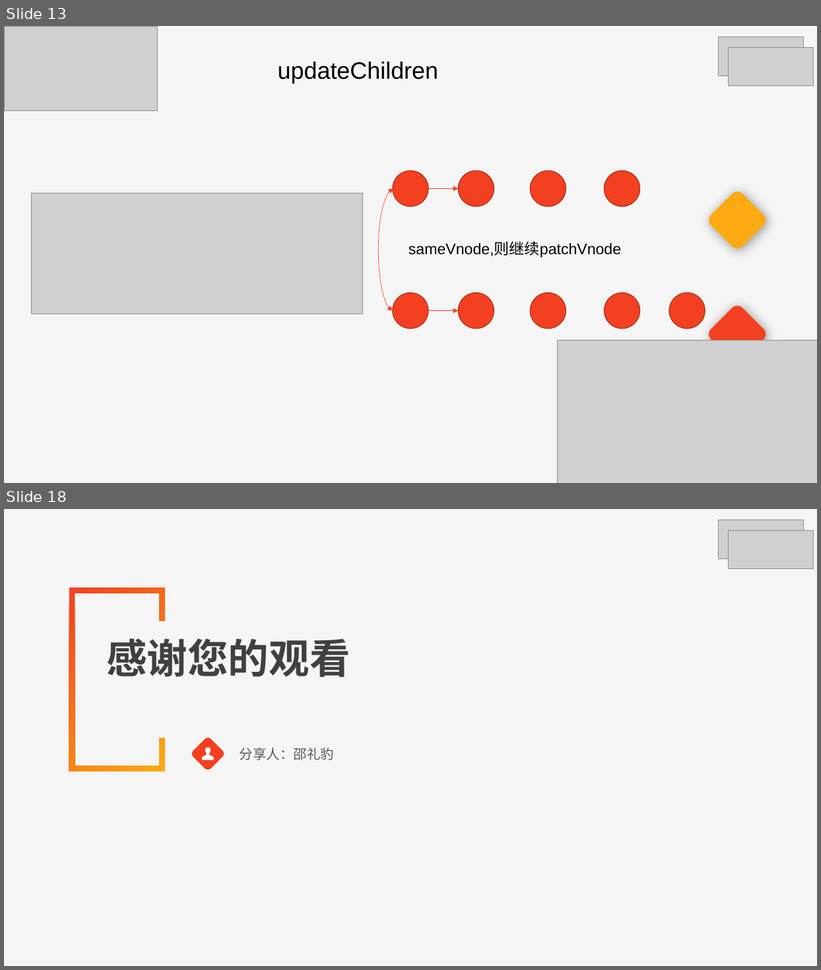
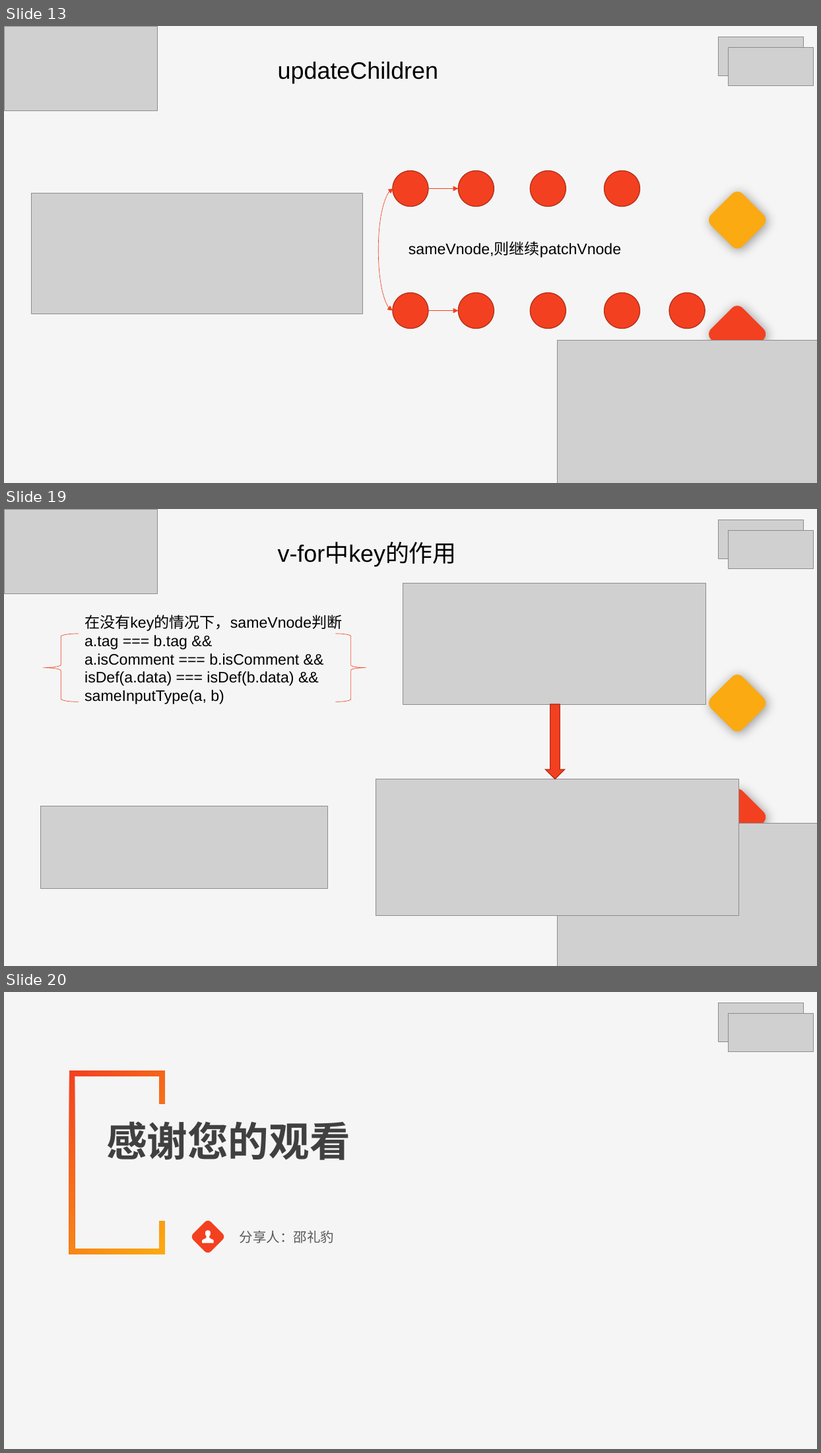
Before and after one commit to slbyml/code, a slide deck: vnode/public/分享.pptx. Shown one above the other, each under a label of ours: slides 13 and 18 before the commit, slides 13, 19 and 20 after it; the slides between them are not shown. The pictures are 821x970 and 821x1453 pixels, drawn with LibreOffice and Linux fonts; fonts in the diff are those of the drawing; grey boxes stand for pictures; background and template pictures are left out. Boxes give left, top, right and bottom in pixels: in the first picture for what was removed or moved away, otherwise in the second. Text is boxed around its words. In the diff, an @@ line names an element or a change of style, - is before the commit and + after.

```diff
--- a/vnode/public/分享.pptx
+++ b/vnode/public/分享.pptx
@@ slide 19 added at <box>4,509,817,966</box>, background picture (left out) @@
@@ picture added at <box>4,509,158,593</box> @@
@@ picture added at <box>719,520,805,559</box> @@
@@ text added at <box>278,543,457,566</box>, 28 pt, text #000000 @@
+v-for中key的作用
@@ picture added at <box>729,530,814,569</box> @@
@@ picture added at <box>403,584,706,705</box> @@
@@ text added at <box>85,615,342,704</box>, 18 pt, text #000000 @@
+在没有key的情况下，sameVnode判断
+a.tag === b.tag &&
+a.isComment === b.isComment &&
+isDef(a.data) === isDef(b.data) &&
+sameInputType(a, b)
@@ left brace added at <box>43,634,79,702</box>, outline #F34020 0.5 pt @@
@@ right brace added at <box>336,634,366,702</box>, outline #F34020 0.5 pt @@
@@ rounded rectangle added at <box>706,672,769,735</box>, fill #FBAA11 @@
@@ down arrow added at <box>546,705,564,780</box>, fill #F34020, outline #B42F18 1 pt @@
@@ picture added at <box>376,779,739,916</box> @@
@@ rounded rectangle added at <box>706,786,769,849</box>, fill #F34020 @@
@@ picture added at <box>40,807,328,889</box> @@
@@ picture added at <box>557,824,817,966</box> @@
@@ what was slide 18 is now slide 20 @@
```
Also in this commit, not shown: 4 slides changed, 1 other slide added, 5 other files.
